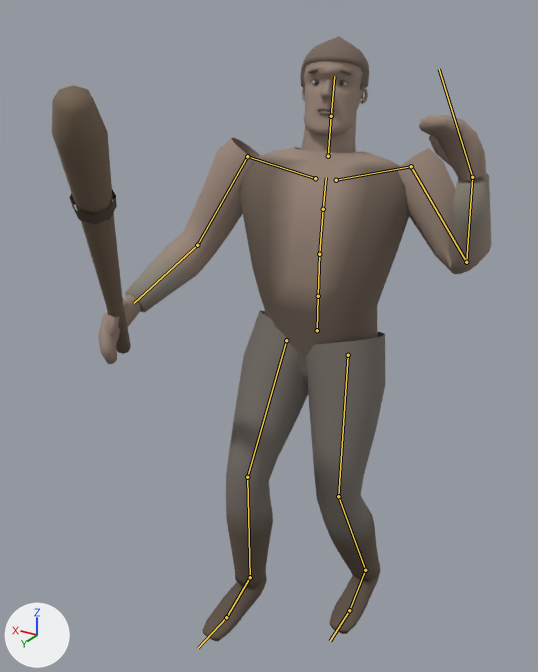
One commit to the glTF model assets/models/characters/thug.glb: the scene before it, then after it.
Both versions are drawn from a 50 mm lens placed at (-1.07, 2.06, 2.1), pointed at (0.03, 0.23, 1.18). Every picture has the same lights, and +X, +Y and +Z are marked at lower left. The picture after the commit comes second. Both versions are drawn at frame 11 of the action 'pull'; the numbers are the values there. The bones that change, and the others that lie on the model, are drawn over the model as lines.

Objects in the first picture: 'Thug'.
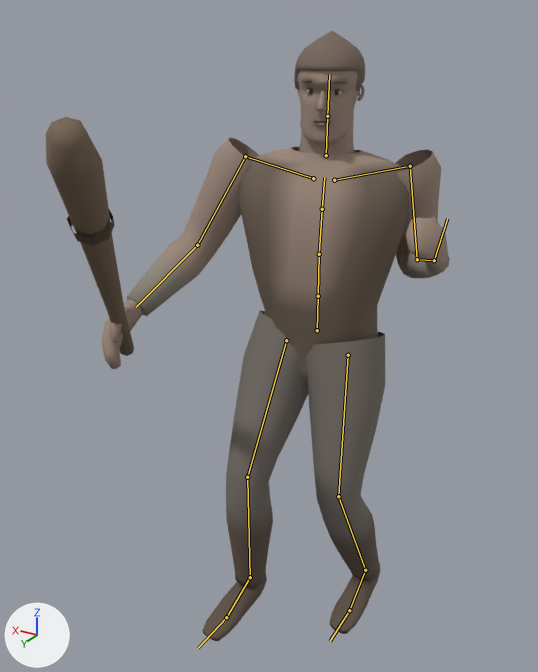
Changed parts and their boxes [x1, y1, x2, y2] in the pictures (538 x 672 px):
'Thug', posed (8% narrower): before [52, 36, 491, 641]; after [46, 31, 450, 641]
bone 'Chest', root to tip: before (319, 254) to (323, 209); after (319, 254) to (322, 209)
bone 'UpperChest', root to tip: before (323, 209) to (326, 177); after (322, 209) to (324, 177)
bone 'Neck', root to tip: before (328, 156) to (331, 116); after (326, 155) to (327, 116)
bone 'Head', root to tip: before (331, 116) to (334, 76); after (327, 116) to (329, 74)
bone 'LeftUpperArm', root to tip: before (411, 166) to (466, 262); after (410, 166) to (417, 259)
bone 'LeftLowerArm', root to tip: before (466, 262) to (472, 177); after (417, 259) to (434, 260)
bone 'LeftHand', root to tip: before (472, 177) to (439, 69); after (434, 260) to (447, 218)

What the commit changed:
Bone 'Spine' (bone_spine) turns from (-4, 5, 0) to (-2, 5, 0) degrees about its own x, y and z.
Bone 'Chest' (bone_chest) turns from (-4, 6, 0) to (-3, 6, 0) degrees about its own x, y and z.
Bone 'UpperChest' (bone_upperchest) turns from (-4, 6, 1) to (-3, 6, 1) degrees about its own x, y and z.
Bone 'Neck' (bone_neck) turns from (-2, 0, 0) to (3, 0, 0) degrees about its own x, y and z.
Bone 'Head' (bone_head) turns from (-4, 0, 0) to (4, 0, 0) degrees about its own x, y and z.
Bone 'LeftUpperArm' (bone_leftupperarm) turns from (10, -34, -14) to (-22, -12, -30) degrees about its own x, y and z.
Bone 'LeftLowerArm' (bone_leftlowerarm) turns from (123, 0, 0) to (114, 0, 0) degrees about its own x, y and z.
Bone 'LeftHand' (bone_lefthand) turns from (30, 0, 0) to (22, -13, -5) degrees about its own x, y and z.
